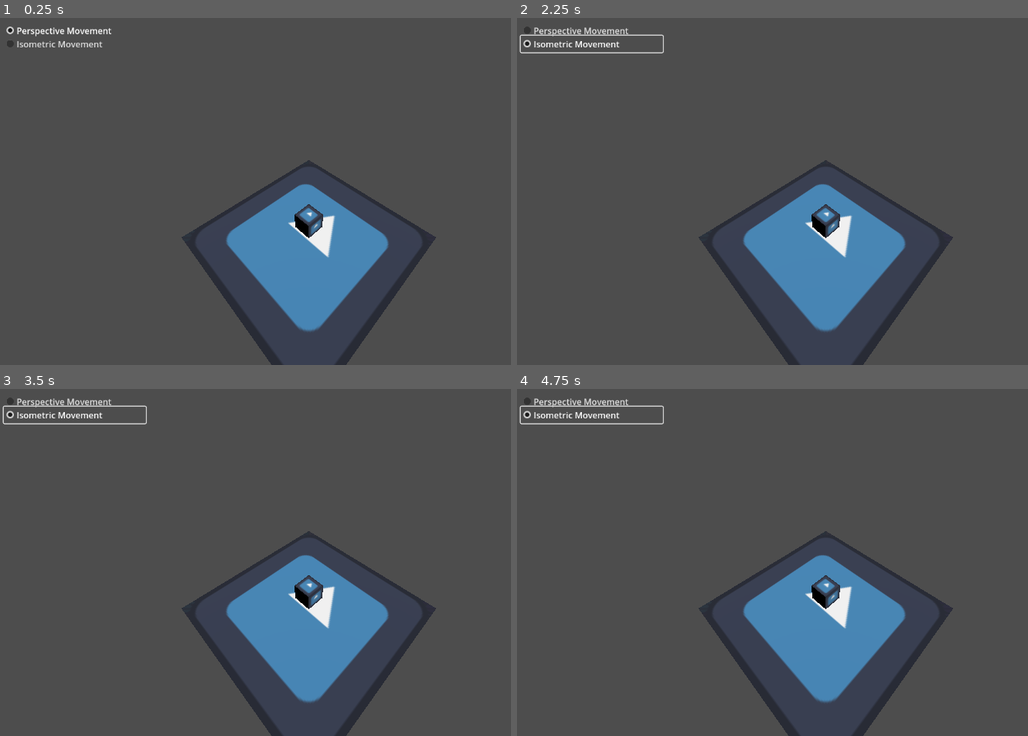
Above: before the commit, frames 1-4 (two rows, left to right).
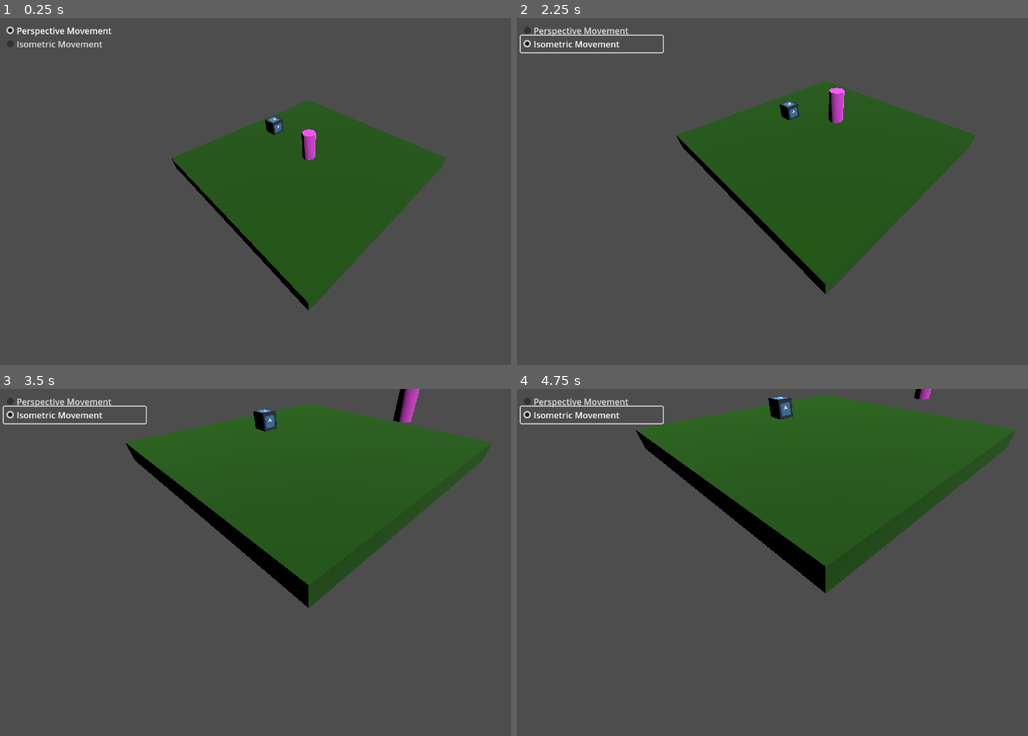
Above: after the commit, the same moments.

Repository: williammartinek22/Chicken-Revolution
Game: Godot game, scene res://test.tscn
Two runs of this game, one before a commit and one after it. Both use one fixed random seed, a clock stepped at 60 frames per second and the inputs below. The engine's default icon, where the game draws it, is replaced by a stand-in: a white triangle on a blue panel in a dark square.
Inputs:
- Up to frame 1 (0.25 s): no input
- Up to frame 2 (2.25 s): click "Perspective Movement" at 0.5 s; click "Isometric Movement" at 1.25 s; tap Enter (ui_accept) at 2 s; hold Right (ui_right) from 2.03 s (still down); hold Ctrl from 2.03 s (still down)
- Up to frame 3 (3.5 s): tap Enter (ui_accept) at 2.27, 2.57, 3.02, 3.05, 3.32 s; tap Shift at 2.3, 2.85 s; release Right (ui_right) at 2.78 s; release Ctrl at 2.78 s; hold Down (ui_down) from 2.78 s (still down)
- Up to frame 4 (4.75 s): release Down (ui_down) at 3.53 s; hold Right (ui_right) 3.53-4.28 s; hold Enter (ui_accept) 3.53-4.28 s; tap Ctrl at 3.8, 4.35 s; hold Up (ui_up) from 4.28 s (still down); tap Enter (ui_accept) at 4.52 s; tap Shift at 4.55 s

The runs differ from the first frame. In frame 1, 21% of the frame differs, in the area x 33-88%, y 23-100%; in frame 2, 24%; in frame 3, 31%; in frame 4, 32%, in the area x 23-98%, y 0-100%.

Commit message:
Converted to Godot 4.3. Added player movable with arrow keys

Diff:
--- /dev/null
+++ b/CharacterController.gd
@@ -0,0 +1,36 @@
+extends CharacterBody3D
+
+
+const SPEED = 5.0
+const JUMP_VELOCITY = 4.5
+
+# Get the gravity from the project settings to be synced with RigidBody nodes.
+var default_gravity = ProjectSettings.get_setting("physics/3d/default_gravity")
+var gravity = default_gravity
+
+func _physics_process(delta):
+	# Add the gravity.
+	if not is_on_floor():
+		velocity.y -= gravity * delta
+
+	# Handle jump.
+	if Input.is_action_just_pressed("ui_accept") and is_on_floor():
+		velocity.y = JUMP_VELOCITY
+
+	if Input.is_action_pressed("ui_accept") and !is_on_floor() and velocity.y < 0:
+		gravity = default_gravity/5
+	else:
+		gravity = default_gravity
+
+	# Get the input direction and handle the movement/deceleration.
+	# As good practice, you should replace UI actions with custom gameplay actions.
+	var input_dir = Input.get_vector("ui_left", "ui_right", "ui_up", "ui_down")
+	var direction = (transform.basis * Vector3(input_dir.x, 0, input_dir.y)).normalized()
+	if direction:
+		velocity.x = direction.x * SPEED
+		velocity.z = direction.z * SPEED
+	else:
+		velocity.x = move_toward(velocity.x, 0, SPEED)
+		velocity.z = move_toward(velocity.z, 0, SPEED)
+
+	move_and_slide()
--- a/Isometric_Camera.gd
+++ b/Isometric_Camera.gd
@@ -35,3 +35,9 @@
 			translate(Vector3(SCROLL_SPEED*delta,0,SCROLL_SPEED*delta))
 		else:
 			translate(Vector3(0,0,SCROLL_SPEED * delta))
+
+	if Input.is_key_pressed(KEY_CTRL):
+		translate(Vector3(0,-SCROLL_SPEED * delta,0))
+
+	if Input.is_key_pressed(KEY_SHIFT):
+		translate(Vector3(0,SCROLL_SPEED * delta,0))
--- a/project.godot
+++ b/project.godot
@@ -12,5 +12,5 @@
 
 config/name="Chicken Revolution"
 run/main_scene="res://test.tscn"
-config/features=PackedStringArray("4.2", "Forward Plus")
+config/features=PackedStringArray("4.3", "Forward Plus")
 config/icon="res://icon.svg"
--- a/test.tscn
+++ b/test.tscn
@@ -1,42 +1,62 @@
-[gd_scene load_steps=6 format=3 uid="uid://ssk7yox0b3d8"]
+[gd_scene load_steps=11 format=3 uid="uid://ssk7yox0b3d8"]
 
 [ext_resource type="Texture2D" uid="uid://dsdim4tb0ned1" path="res://icon.svg" id="1_abspe"]
 [ext_resource type="Script" path="res://Isometric_Camera.gd" id="2_gx15l"]
+[ext_resource type="Script" path="res://CharacterController.gd" id="3_sgdm3"]
+
+[sub_resource type="BoxShape3D" id="BoxShape3D_pve6w"]
+size = Vector3(15, 1, 15)
+
+[sub_resource type="StandardMaterial3D" id="StandardMaterial3D_hlo0o"]
+albedo_color = Color(0.105882, 0.341176, 0, 1)
+albedo_texture = ExtResource("1_abspe")
+albedo_texture_msdf = true
+emission_energy_multiplier = 0.0
+texture_filter = 0
 
 [sub_resource type="BoxShape3D" id="BoxShape3D_lidbc"]
 
 [sub_resource type="StandardMaterial3D" id="StandardMaterial3D_gppt0"]
 albedo_texture = ExtResource("1_abspe")
+texture_filter = 0
 
 [sub_resource type="ButtonGroup" id="ButtonGroup_ttqqm"]
 
+[sub_resource type="CapsuleShape3D" id="CapsuleShape3D_rqxx4"]
+
+[sub_resource type="StandardMaterial3D" id="StandardMaterial3D_mgcn2"]
+albedo_color = Color(1, 0.329412, 0.992157, 1)
+albedo_texture = ExtResource("1_abspe")
+albedo_texture_msdf = true
+
 [node name="Test" type="Node3D"]
 
-[node name="RigidBody3D" type="RigidBody3D" parent="."]
-transform = Transform3D(1, 0, 0, 0, 1, 0, 0, 0, 1, 0, 0.630695, 0)
-gravity_scale = 0.0
+[node name="Floor" type="Node3D" parent="."]
 
-[node name="CollisionShape3D" type="CollisionShape3D" parent="RigidBody3D"]
+[node name="StaticBody3D" type="StaticBody3D" parent="Floor"]
+
+[node name="CollisionShape3D" type="CollisionShape3D" parent="Floor/StaticBody3D"]
+transform = Transform3D(1, 0, 0, 0, 1, 0, 0, 0, 1, 0, -1, 0)
+shape = SubResource("BoxShape3D_pve6w")
+
+[node name="CSGBox3D" type="CSGBox3D" parent="Floor/StaticBody3D"]
+transform = Transform3D(15, 0, 0, 0, 1, 0, 0, 0, 15, 0, -1, 0)
+material = SubResource("StandardMaterial3D_hlo0o")
+
+[node name="Cube" type="RigidBody3D" parent="."]
+transform = Transform3D(1, 0, 0, 0, 1, 0, 0, 0, 1, 0, 1, -4)
+
+[node name="CollisionShape3D" type="CollisionShape3D" parent="Cube"]
 shape = SubResource("BoxShape3D_lidbc")
 
-[node name="CSGBox3D" type="CSGBox3D" parent="RigidBody3D"]
-material = SubResource("StandardMaterial3D_gppt0")
-
-[node name="RigidBody3D2" type="RigidBody3D" parent="."]
-gravity_scale = 0.0
-
-[node name="CollisionShape3D" type="CollisionShape3D" parent="RigidBody3D2"]
-shape = SubResource("BoxShape3D_lidbc")
-
-[node name="CSGBox3D" type="CSGBox3D" parent="RigidBody3D2"]
-transform = Transform3D(10, 0, 0, 0, 1, 0, 0, 0, 10, 0, -1, 0)
+[node name="CSGBox3D" type="CSGBox3D" parent="Cube"]
 material = SubResource("StandardMaterial3D_gppt0")
 
 [node name="Pivot" type="Node3D" parent="."]
 script = ExtResource("2_gx15l")
 
 [node name="Camera3D" type="Camera3D" parent="Pivot"]
-transform = Transform3D(0.707107, 0.5, -0.5, 0, 0.707107, 0.707107, 0.707107, -0.5, 0.5, -5, 10, 5)
+transform = Transform3D(0.707107, 0.5, -0.5, 0, 0.707107, 0.707107, 0.707107, -0.5, 0.5, -10, 10, 10)
 
 [node name="Control" type="Control" parent="Pivot"]
 layout_mode = 3
@@ -65,3 +85,13 @@
 
 [node name="DirectionalLight3D" type="DirectionalLight3D" parent="."]
 transform = Transform3D(1, 0, 0, 0, 0.508681, 0.860955, 0, -0.860955, 0.508681, 0, 18.2237, 13.5717)
+
+[node name="CharacterBody3D" type="CharacterBody3D" parent="."]
+transform = Transform3D(1, 0, 0, 0, 1, 0, 0, 0, 1, 0, 1, 0)
+script = ExtResource("3_sgdm3")
+
+[node name="CollisionShape3D" type="CollisionShape3D" parent="CharacterBody3D"]
+shape = SubResource("CapsuleShape3D_rqxx4")
+
+[node name="CSGCylinder3D" type="CSGCylinder3D" parent="CharacterBody3D"]
+material = SubResource("StandardMaterial3D_mgcn2")
